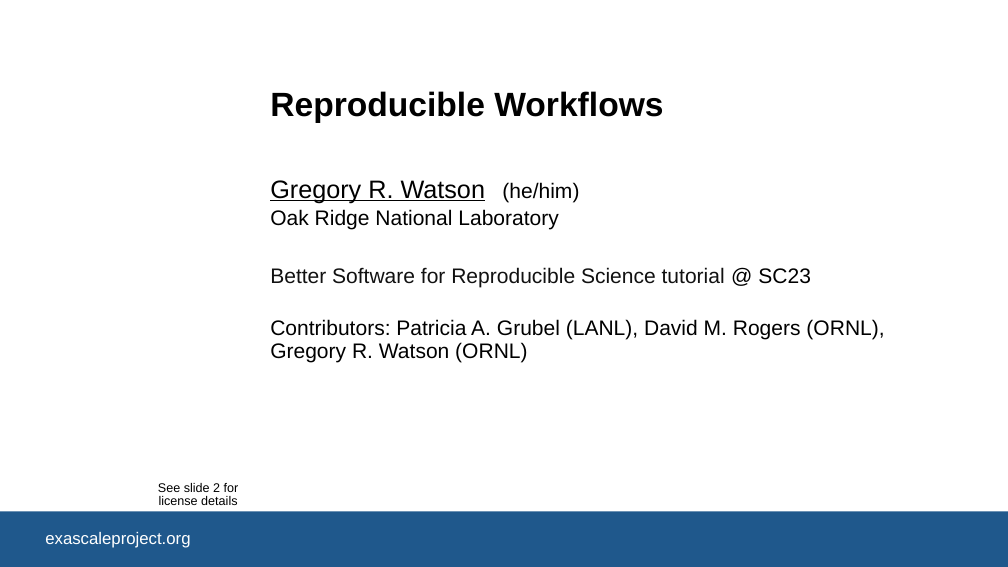
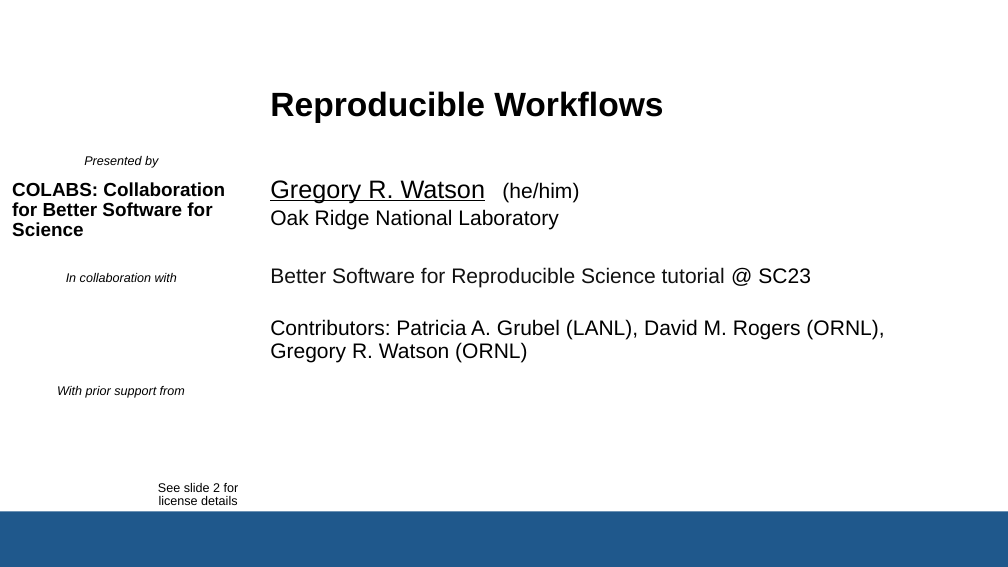
Before and after one commit to bssw-tutorial/presentations, a slide deck: slide 1 of rep-workflows.pptx. Drawn at 1008x567 pixels with LibreOffice and Linux fonts; fonts in the diff are those of the drawing; background and template pictures are left out. Boxes give left, top, right and bottom in pixels: in the first picture for what was removed or moved away, otherwise in the second. Text is boxed around its words. In the diff, an @@ line names an element or a change of style, - is before the commit and + after.

```diff
--- a/rep-workflows.pptx
+++ b/rep-workflows.pptx
@@ text added at <box>84,156,158,168</box>, 12 pt, text #000000, italic @@
+Presented by
@@ text added at <box>12,182,225,237</box>, 18 pt, text #000000, bold @@
+COLABS: Collaboration for Better Software for Science
@@ text added at <box>66,273,177,282</box>, 12 pt, text #000000, italic @@
+In collaboration with
@@ text added at <box>57,386,185,398</box>, 12 pt, text #000000, italic @@
+With prior support from
@@ text in rectangle at <box>45,532,190,548</box>: text removed @@
-exascaleproject.org
```
Also in this commit, not shown: 1 other slide changed, 3 other files.
